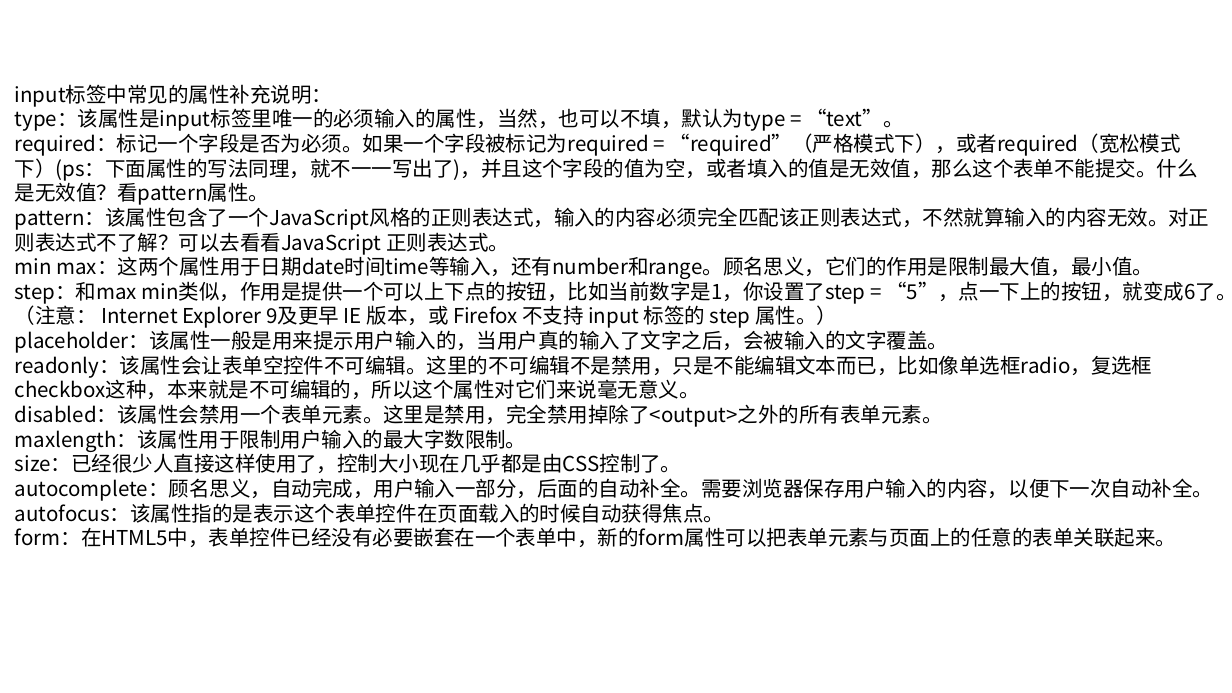
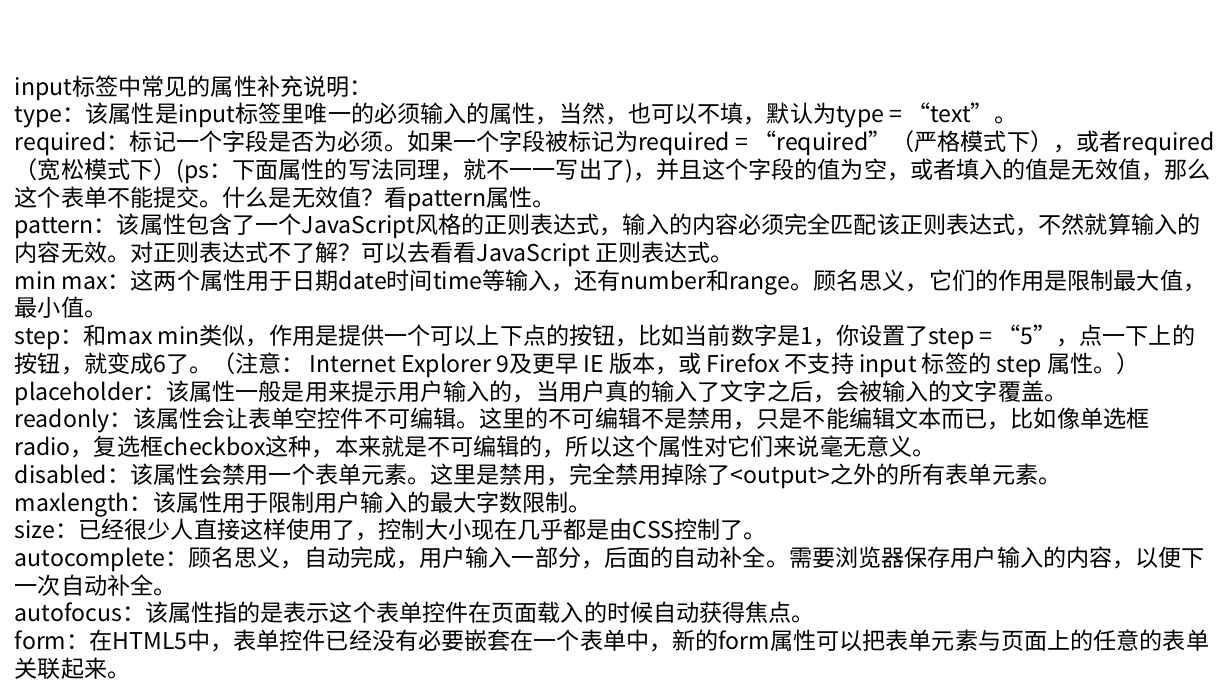
Before and after one commit to linkknown/PPT, a slide deck: slide 36 of 前端PPT/html 简介.pptx (slide 33 before the commit). Drawn at 1232x693 pixels with LibreOffice and Linux fonts; fonts in the diff are those of the drawing; background and template pictures are left out. Boxes give left, top, right and bottom in pixels: in the first picture for what was removed or moved away, otherwise in the second. Text is boxed around its words. In the diff, an @@ line names an element or a change of style, - is before the commit and + after.

```diff
--- a/前端PPT/html 简介.pptx
+++ b/前端PPT/html 简介.pptx
@@ text "input标签中常见的属性补充说明：": place and size @@
-text "input标签中常见的属性补充说明：" at <box>15,84,1232,547</box>
+text "input标签中常见的属性补充说明：" at <box>15,75,1214,679</box>
@@ text "input标签中常见的属性补充说明：" at <box>15,75,1214,679</box>: size 16 to 18 pt @@
```
Also in this commit, not shown: 31 other slides changed, 3 slides added.
